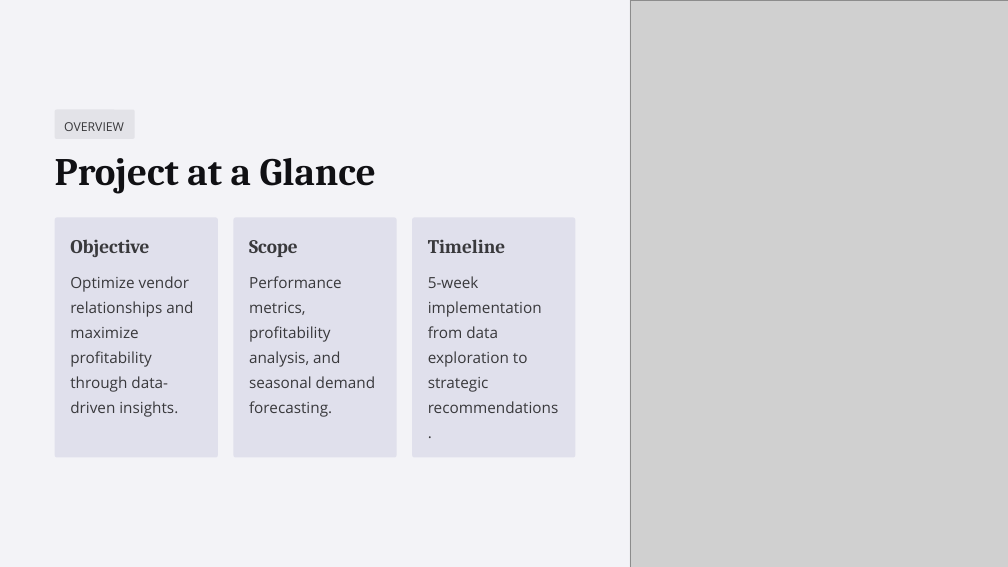
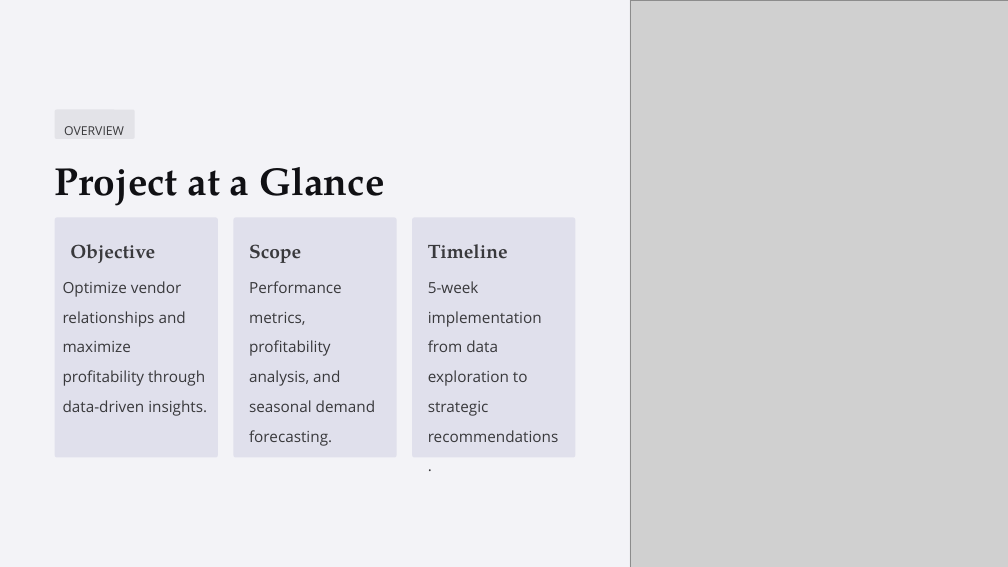
Before and after one commit to Saurabh1222/Liquor-Store-Chain-Vendor-Performance-Analysis, a slide deck: slide 2 of Vendor-Performance-Analysis.pptx. Drawn at 1008x567 pixels with LibreOffice and Linux fonts; fonts in the diff are those of the drawing; grey boxes stand for pictures; background and template pictures are left out. Boxes give left, top, right and bottom in pixels: in the first picture for what was removed or moved away, otherwise in the second. Text is boxed around its words. In the diff, an @@ line names an element or a change of style, - is before the commit and + after.

```diff
--- a/Vendor-Performance-Analysis.pptx
+++ b/Vendor-Performance-Analysis.pptx
@@ text "OVERVIEW" at bbox=[64, 126, 124, 135]: line spacing 22.5pt to 1.61 @@
@@ text "Project at a Glance" at bbox=[55, 167, 384, 206]: font Cambria to TeX Gyre Pagella; line spacing 55.5pt to 1.25 @@
@@ font Cambria to TeX Gyre Pagella; line spacing 27.5pt to 1.25 in 3 elements at bbox=[70, 244, 155, 263], bbox=[249, 244, 301, 263], bbox=[428, 244, 508, 259] @@
@@ line spacing 28.5pt to 1.63 in 3 elements at bbox=[249, 281, 375, 446], bbox=[428, 281, 559, 442], bbox=[63, 281, 207, 416] @@
@@ text "Optimize vendor relationships and maximize ...": place and size @@
-text "Optimize vendor relationships and maximize ..." at bbox=[70, 276, 193, 417]
+text "Optimize vendor relationships and maximize ..." at bbox=[63, 281, 207, 416]
```
Also in this commit, not shown: 7 other slides changed, 2 slides removed.
